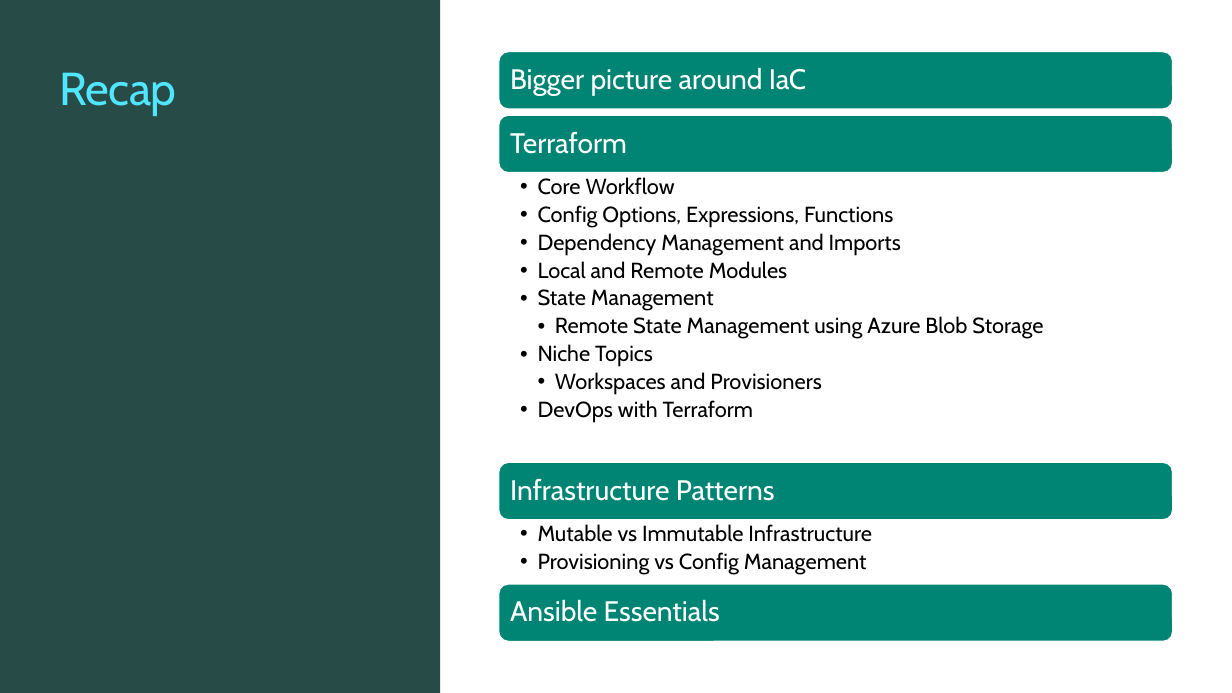
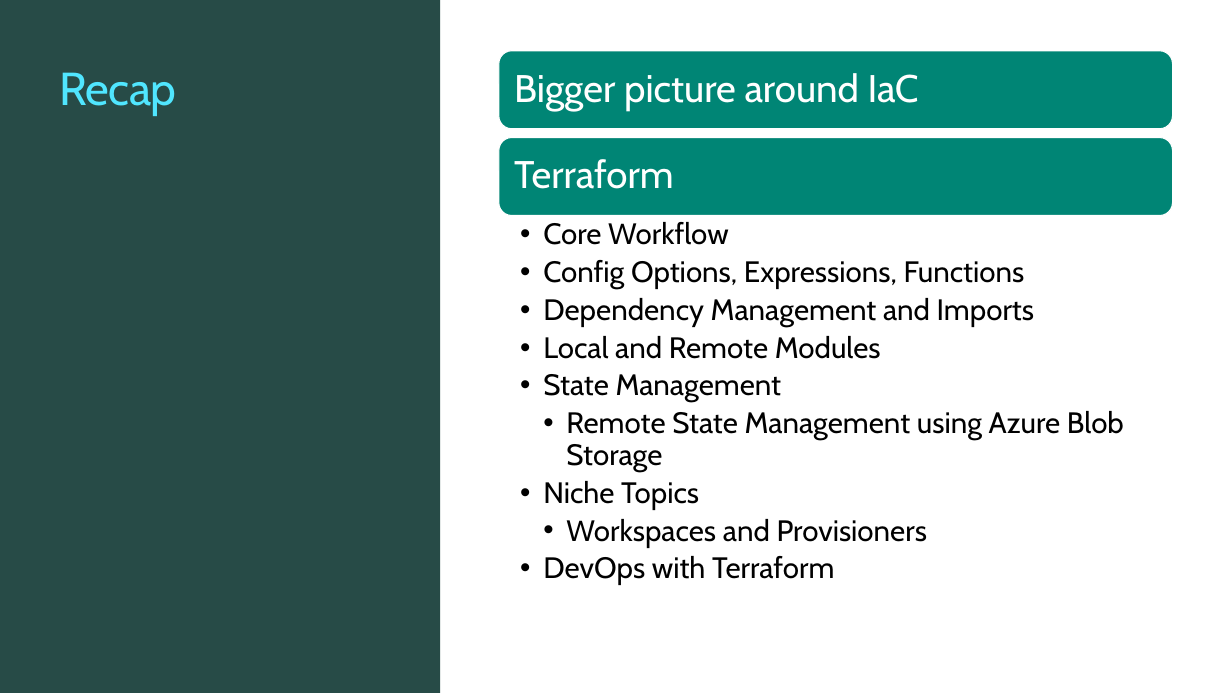
Before and after one commit to TIS-Cloud-Team/TF_Community_workshop, a slide deck: slide 2 of PPTs/05_state_management_and_provisioners.pptx. Drawn at 1232x693 pixels with LibreOffice and Linux fonts; fonts in the diff are those of the drawing; background and template pictures are left out. Boxes give left, top, right and bottom in pixels: in the first picture for what was removed or moved away, otherwise in the second. Text is boxed around its words. In the diff, an @@ line names an element or a change of style, - is before the commit and + after.

```diff
--- a/PPTs/05_state_management_and_provisioners.pptx
+++ b/PPTs/05_state_management_and_provisioners.pptx
@@ rounded rectangle: place and size @@
-rounded rectangle at <box>499,52,1173,109</box>
+rounded rectangle at <box>499,51,1173,128</box>
@@ text "Bigger picture around IaC" at <box>514,73,919,111</box>: size 22 to 30 pt; more space between paragraphs @@
@@ rounded rectangle: place and size @@
-rounded rectangle at <box>499,116,1173,173</box>
+rounded rectangle at <box>499,138,1173,215</box>
@@ text "Terraform" at <box>514,159,673,189</box>: size 22 to 30 pt; more space between paragraphs @@
@@ text "Terraform": place and size @@
-text "Terraform" at <box>510,132,627,154</box>
+text "Terraform" at <box>514,159,673,189</box>
@@ text "Core Workflow": place and size @@
-text "Core Workflow" at <box>538,177,1043,423</box>
+text "Core Workflow" at <box>543,222,1124,585</box>
@@ text "Core Workflow" at <box>543,222,1124,585</box>: size 17 to 23 pt; indent changed; more space between paragraphs @@
@@ group removed at <box>499,462,1173,641</box>: 3 texts, 2 rounded rectangles @@
-Infrastructure Patterns
-  • Mutable vs Immutable Infrastructure
-  • Provisioning vs Config Management
-Ansible Essentials
```
Also in this commit, not shown: 1 other slide changed, 45 other files.
